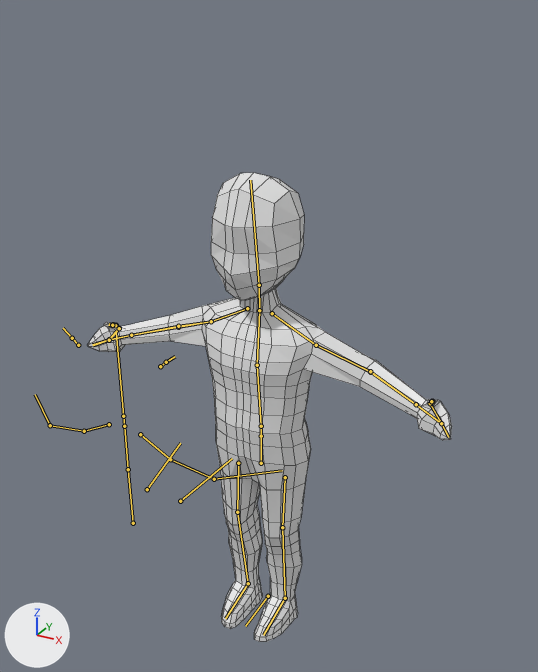
One commit to the Blender file Models/Characters/Child/Generic_Child.blend: the scene before it, then after it.
The view is the same before and after, from a camera (50 mm lens) standing at (0.721, -1.274, 1.398) and looking at (-0.088, 0.196, 0.663). Lighting does not change. The marker at lower left points along +X, +Y and +Z. The bones that bend it are drawn over the model as lines. Mesh edges are drawn as thin lines.

Objects in the first picture: 'Generic Child.001'.
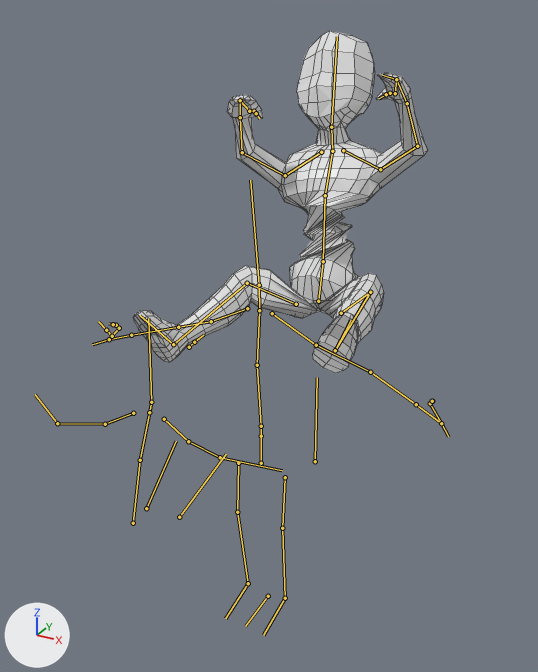
The newer file adds an action. The first version stands in its rest pose; the second is drawn at frame 15 of the action 'Play_BigBall'.

Pixel boxes [x1, y1, x2, y2] of what changed, in the pictures (538 x 672 px):
```json
{"object": "Generic Child.001", "change": "posed", "before": [87, 173, 452, 642], "after": [133, 30, 427, 373], "on screen": "19% narrower, 27% shorter"}
{"bone": "Hips", "before": "(261, 463) to (261, 426)", "after": "(318, 301) to (323, 261)"}
{"bone": "Spine", "before": "(261, 426) to (257, 365)", "after": "(323, 261) to (325, 195)"}
{"bone": "Chest", "before": "(257, 365) to (259, 310)", "after": "(325, 195) to (332, 151)"}
{"bone": "Neck", "before": "(259, 310) to (259, 285)", "after": "(332, 151) to (331, 127)"}
{"bone": "Head", "before": "(259, 285) to (250, 180)", "after": "(331, 127) to (337, 36)"}
{"bone": "Hand.L", "before": "(416, 404) to (441, 423)", "after": "(407, 103) to (396, 79)"}
{"bone": "Hand.R", "before": "(131, 335) to (109, 340)", "after": "(240, 117) to (240, 100)"}
```

The change, as JSON lines over the scene's bpy script:
```json
{"block": "bone_control", "where": "bone_control = bpy.data.objects['ChildRIg'].pose.bones['Control']"}
{"op": "set", "path": "bone_control.location", "old": "(0.0, 0.0, 0.0)", "new": "(0.0, 0.0, 0.145)"}
{"block": "bone_hipscontrol", "where": "bone_hipscontrol = bpy.data.objects['ChildRIg'].pose.bones['HipsControl']  # child of 'Control'"}
{"op": "set", "path": "bone_hipscontrol.location", "old": "(0.0, 0.0, 0.0)", "new": "(-0.001, -0.157, 0.292)"}
{"block": "bone_hips", "where": "bone_hips = bpy.data.objects['ChildRIg'].pose.bones['Hips']  # child of 'HipsControl'"}
{"op": "set", "path": "bone_hips.rotation_quaternion", "old": "(1.0, 0.0, 0.0, 0.0)", "new": "(0.98, -0.196, 0.003, 0.042)", "note": "degrees (0, 0, 0) -> degrees (-23, 1, 5)"}
{"block": "bone_spine", "where": "bone_spine = bpy.data.objects['ChildRIg'].pose.bones['Spine']  # child of 'Hips'"}
{"op": "set", "path": "bone_spine.rotation_quaternion", "old": "(1.0, 0.0, 0.0, 0.0)", "new": "(0.999, 0.013, -0.004, -0.033)", "note": "degrees (0, 0, 0) -> degrees (1, 0, -4)"}
{"block": "bone_chest", "where": "bone_chest = bpy.data.objects['ChildRIg'].pose.bones['Chest']  # child of 'Spine'"}
{"op": "set", "path": "bone_chest.rotation_quaternion", "old": "(1.0, 0.0, 0.0, 0.0)", "new": "(0.997, -0.073, 0.0, 0.0)", "note": "degrees (0, 0, 0) -> degrees (-8, 0, 0)"}
{"block": "bone_neck", "where": "bone_neck = bpy.data.objects['ChildRIg'].pose.bones['Neck']  # child of 'Chest'"}
{"op": "set", "path": "bone_neck.rotation_quaternion", "old": "(1.0, 0.0, 0.0, 0.0)", "new": "(0.979, -0.199, 0.0, 0.0)", "note": "degrees (0, 0, 0) -> degrees (-23, 0, 0)"}
{"block": "bone_head", "where": "bone_head = bpy.data.objects['ChildRIg'].pose.bones['Head']  # child of 'Neck'"}
{"op": "set", "path": "bone_head.rotation_quaternion", "old": "(1.0, 0.0, 0.0, 0.0)", "new": "(0.982, 0.188, 0.0, 0.0)", "note": "degrees (0, 0, 0) -> degrees (22, 0, 0)"}
{"block": "bone_hand_l", "where": "bone_hand_l = bpy.data.objects['ChildRIg'].pose.bones['Hand.L']  # child of 'LowerArm.L'"}
{"op": "set", "path": "bone_hand_l.rotation_quaternion", "old": "(1.0, 0.0, 0.0, 0.0)", "new": "(0.904, 0.113, 0.407, -0.07)", "note": "degrees (0, 0, 0) -> degrees (13, 49, -3)"}
{"block": "bone_hand_r", "where": "bone_hand_r = bpy.data.objects['ChildRIg'].pose.bones['Hand.R']  # child of 'LowerArm.R'"}
{"op": "set", "path": "bone_hand_r.rotation_quaternion", "old": "(1.0, 0.0, 0.0, 0.0)", "new": "(0.88, 0.028, -0.468, 0.081)", "note": "degrees (0, 0, 0) -> degrees (-3, -56, 12)"}
{"block": "bone_leg_control_l", "where": "bone_leg_control_l = bpy.data.objects['ChildRIg'].pose.bones['Leg.Control.L']  # child of 'Control'"}
{"op": "set", "path": "bone_leg_control_l.location", "old": "(0.0, 0.0, 0.0)", "new": "(0.119, -0.023, 0.578)"}
{"op": "set", "path": "bone_leg_control_l.rotation_quaternion", "old": "(1.0, 0.0, 0.0, 0.0)", "new": "(0.76, -0.61, 0.145, 0.173)", "note": "degrees (0, 0, 0) -> degrees (-76, 26, 6)"}
{"block": "bone_hand_control_l", "where": "bone_hand_control_l = bpy.data.objects['ChildRIg'].pose.bones['Hand.Control.L']  # child of 'Control'"}
{"op": "set", "path": "bone_hand_control_l.location", "old": "(0.0, 0.0, 0.0)", "new": "(-0.293, -0.356, 0.285)"}
{"block": "bone_leg_control_r", "where": "bone_leg_control_r = bpy.data.objects['ChildRIg'].pose.bones['Leg.Control.R']  # child of 'Control'"}
{"op": "set", "path": "bone_leg_control_r.location", "old": "(0.0, 0.0, 0.0)", "new": "(-0.192, -0.004, 0.493)"}
{"op": "set", "path": "bone_leg_control_r.rotation_quaternion", "old": "(1.0, 0.0, 0.0, 0.0)", "new": "(0.817, -0.536, -0.078, -0.197)", "note": "degrees (0, 0, 0) -> degrees (-64, -20, -15)"}
{"block": "bone_hand_control_r", "where": "bone_hand_control_r = bpy.data.objects['ChildRIg'].pose.bones['Hand.Control.R']  # child of 'Control'"}
{"op": "set", "path": "bone_hand_control_r.location", "old": "(0.0, 0.0, 0.0)", "new": "(0.269, -0.283, 0.256)"}
```
